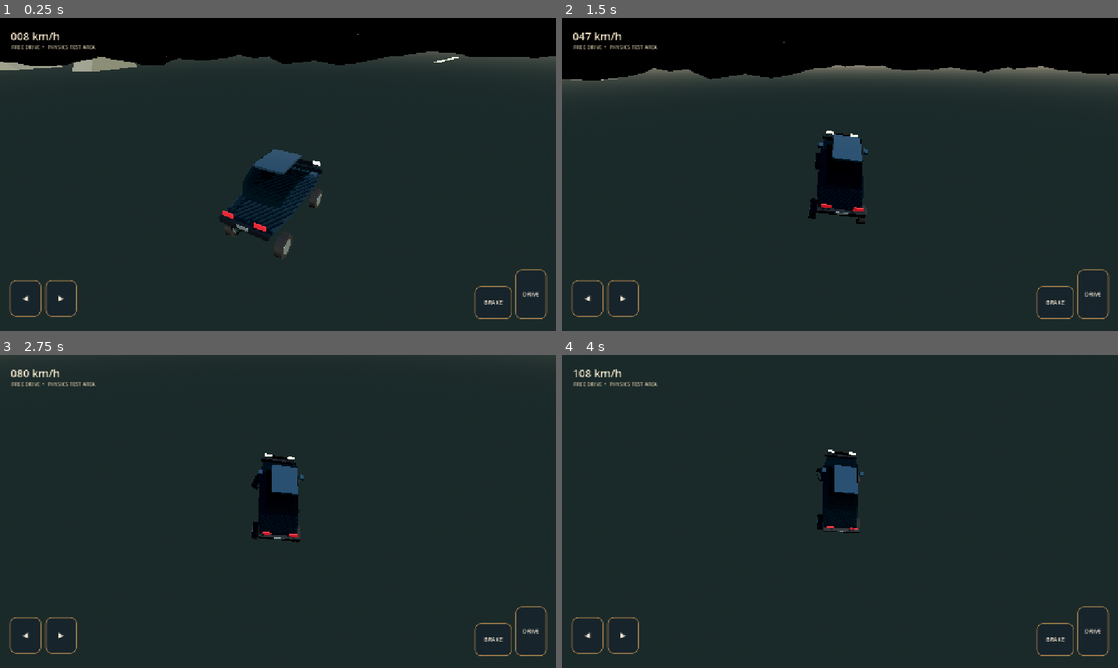
Above: before the commit, frames 1-4 (two rows, left to right).
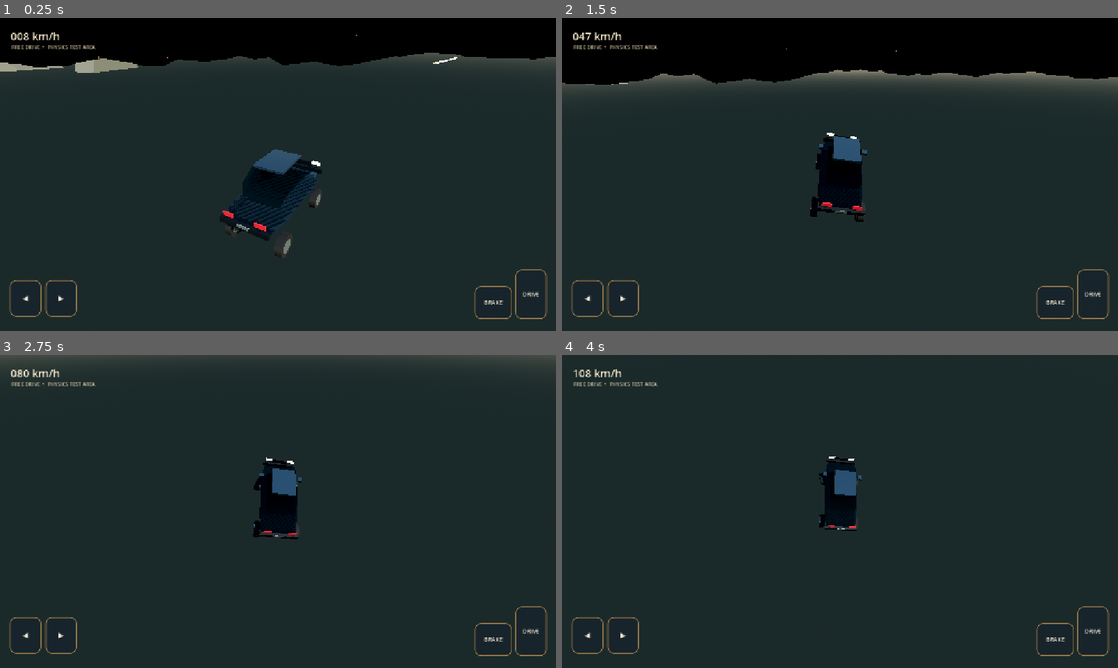
Above: after the commit, the same moments.

Repository: strideproject77-lgtm/Hill-Climb
Game: Godot game, scene res://scenes/main.tscn
Two runs of this game, one before a commit and one after it. Both use one fixed random seed, a clock stepped at 60 frames per second and the inputs below.
Inputs (mouse positions are in pixels of both pictures, inside the frame that each line leads up to):
- Up to frame 1 (0.25 s): no input
- Up to frame 2 (1.5 s): tap Enter at 0.5 s; move the mouse to (962, 158) at 0.52 s; hold Right 0.53-1.25 s; click (962, 158) at 0.67 s; drag from (728, 190) to (812, 237) at 1.27 s
- Up to frame 3 (2.75 s): move the mouse to (333, 442) at 2.02 s; hold Right from 2.03 s (still down)
- Up to frame 4 (4 s): release Right at 2.75 s; drag from (812, 574) to (673, 464) at 2.77 s; move the mouse to (1006, 558) at 3.52 s; hold Left from 3.53 s (still down)

The runs differ from the first frame. In frame 1, 0.7% of the frame differs, in the area x 0-100%, y 5-77%; in frame 2, 2.6%, in the area x 0-100%, y 7-66%; in frame 3, 0.6%; in frame 4, 0.6%.

Commit message:
Add speed-responsive chase camera polish

Diff:
--- a/game/scripts/open_world.gd
+++ b/game/scripts/open_world.gd
@@ -31,6 +31,7 @@
 	if is_instance_valid(vehicle):
 		_update_camera(delta)
 		speed_label.text = "%03d km/h" % int(vehicle.speed_kmh)
+		follow_camera.fov = lerpf(68.0, 76.0, clampf(vehicle.speed_kmh / 150.0, 0.0, 1.0))
 
 func _setup_noise() -> void:
 	terrain_noise.seed = 48127
